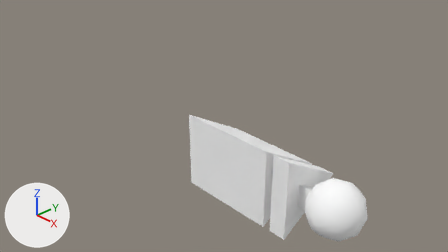
What one commit did to the Blender file assets/turret.blend.
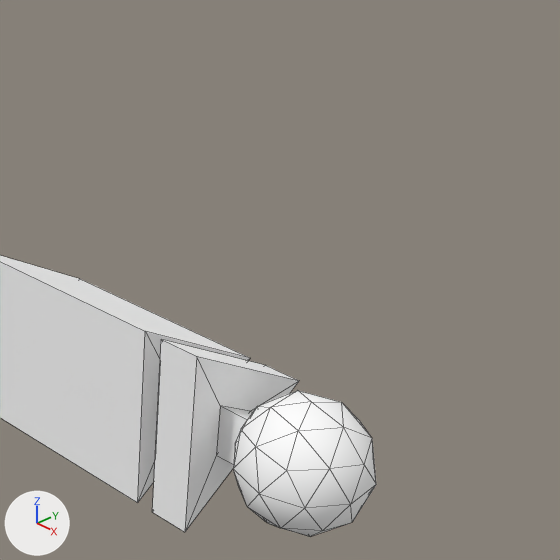
Each version appears first from the file's camera 'Camera', and next in a close-up on the part from 45% to 100% of the width and 3% to 100% of the height. Every picture has the same lights, and +X, +Y and +Z are marked at lower left. The close-ups show mesh edges as thin lines.

The first close-up shows 'normal'.
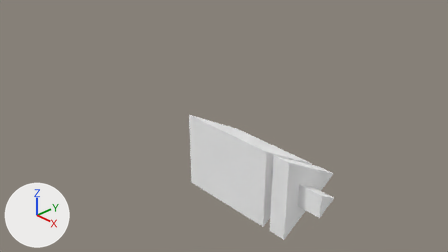
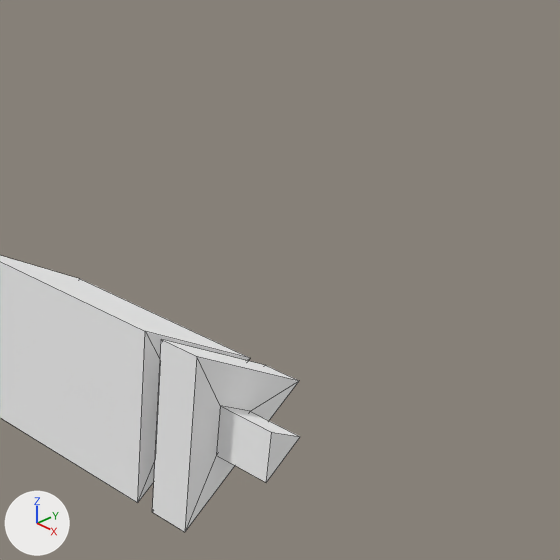
Changed parts and their boxes (x1, y1, x2, y2) in the close-ups (560 x 560 px):
'normal', reshaped
    before: (0, 255, 376, 536)
    after: (0, 255, 300, 532)
part 1 of me_circle, cut back
    before: (217, 390, 376, 536)
    after: (217, 406, 300, 483)

The change, as a diff of the scene's bpy script:
```diff
--- a/assets/turret.blend.py
+++ b/assets/turret.blend.py
@@ me_circle @@
 # used by ob_normal; location = (0.0, 0.0, 0.0)
-me_circle.from_pydata(...)  # 74 vertices, 104 faces; spans x 0.01..4.1, y -0.58..1.0, z -0.87..0.87
+me_circle.from_pydata(...)  # 24 vertices, 23 faces; spans x 0.01..3.32, y -0.5..1.0, z -0.87..0.87
+# me_circle part 1
+# 51 vertices are removed from x 3.0..4.1, y -0.58..0.58, z -0.58..0.58
+# 85 faces are deleted
+# 2 vertices move from x 3.08, y -0.14, z -0.25..0.25 to x 3.32, y -0.14, z -0.25..0.25
+# 1 vertex is added at (3.32, 0.29, 0.0)
+# 4 new faces join them
+# me_circle part 2: the surface is now shaded flat
 me_circle.materials.append(mat_material)
```
